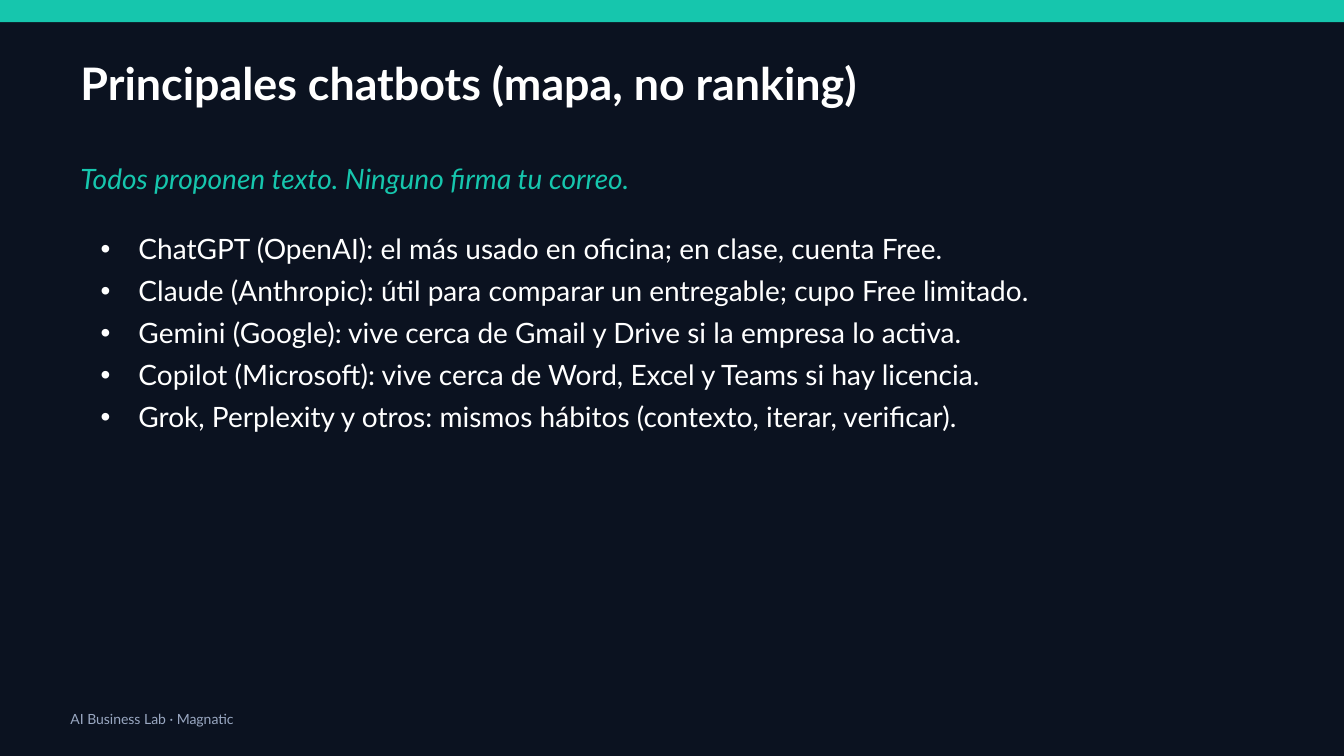
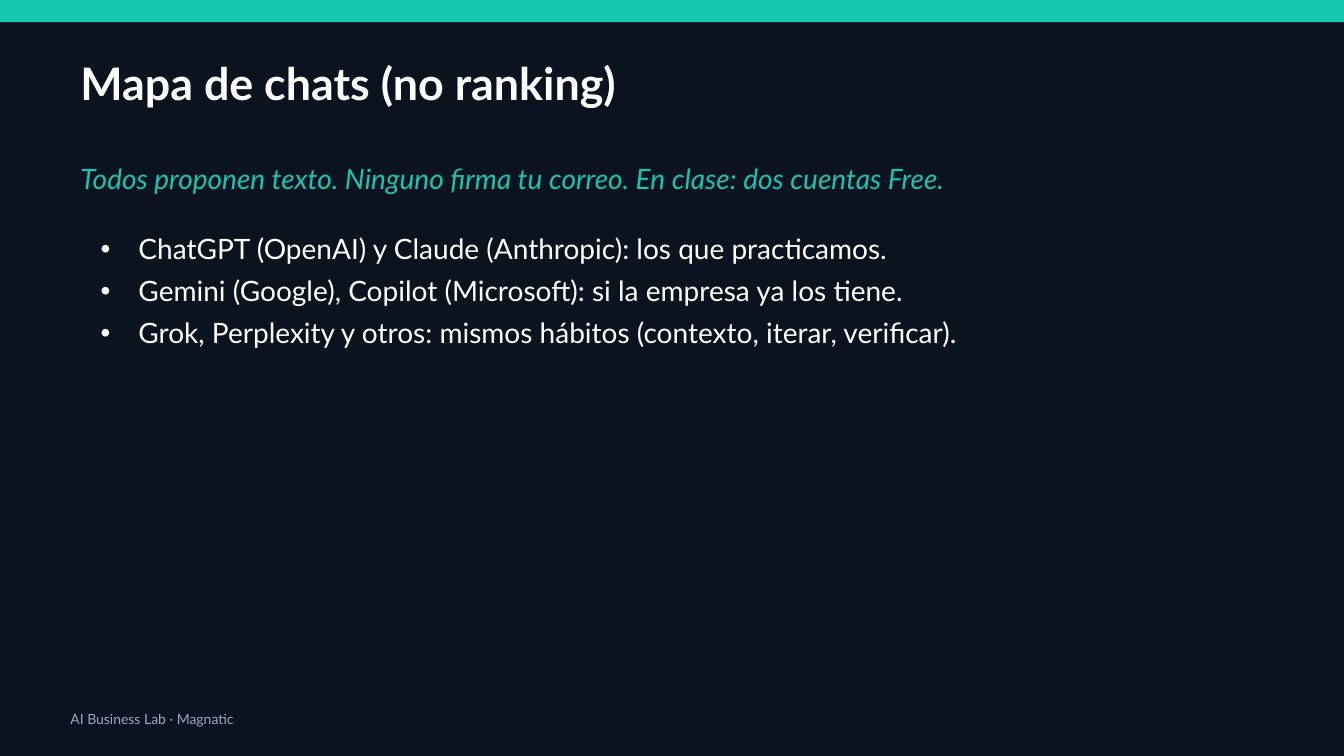
Before and after one commit to xander0408/CURSOS, a slide deck: slide 16 of AI-Business-Lab-Presentacion.pptx (slide 17 before the commit). Drawn at 1344x756 pixels with LibreOffice and Linux fonts; fonts in the diff are those of the drawing. Boxes give left, top, right and bottom in pixels: in the first picture for what was removed or moved away, otherwise in the second. Text is boxed around its words. In the diff, an @@ line names an element or a change of style, - is before the commit and + after.

```diff
--- a/AI-Business-Lab-Presentacion.pptx
+++ b/AI-Business-Lab-Presentacion.pptx
@@ text at box(80, 65, 616, 108): text changed @@
-Principales chatbots (mapa, no ranking)
+Mapa de chats (no ranking)
@@ text at box(80, 168, 944, 194): text changed @@
-Todos proponen texto. Ninguno firma tu correo.
+Todos proponen texto. Ninguno firma tu correo. En clase: dos cuentas Free.
@@ text at box(138, 237, 903, 306): text changed @@
-• ChatGPT (OpenAI): el más usado en oficina; en clase, cuenta Free.
-• Claude (Anthropic): útil para comparar un entregable; cupo Free limitado.
-• Gemini (Google): vive cerca de Gmail y Drive si la empresa lo activa.
-• Copilot (Microsoft): vive cerca de Word, Excel y Teams si hay licencia.
+• ChatGPT (OpenAI) y Claude (Anthropic): los que practicamos.
+• Gemini (Google), Copilot (Microsoft): si la empresa ya los tiene.
```
Also in this commit, not shown: 28 other slides changed, 1 slide added, 42 slides removed, 1 other file.
